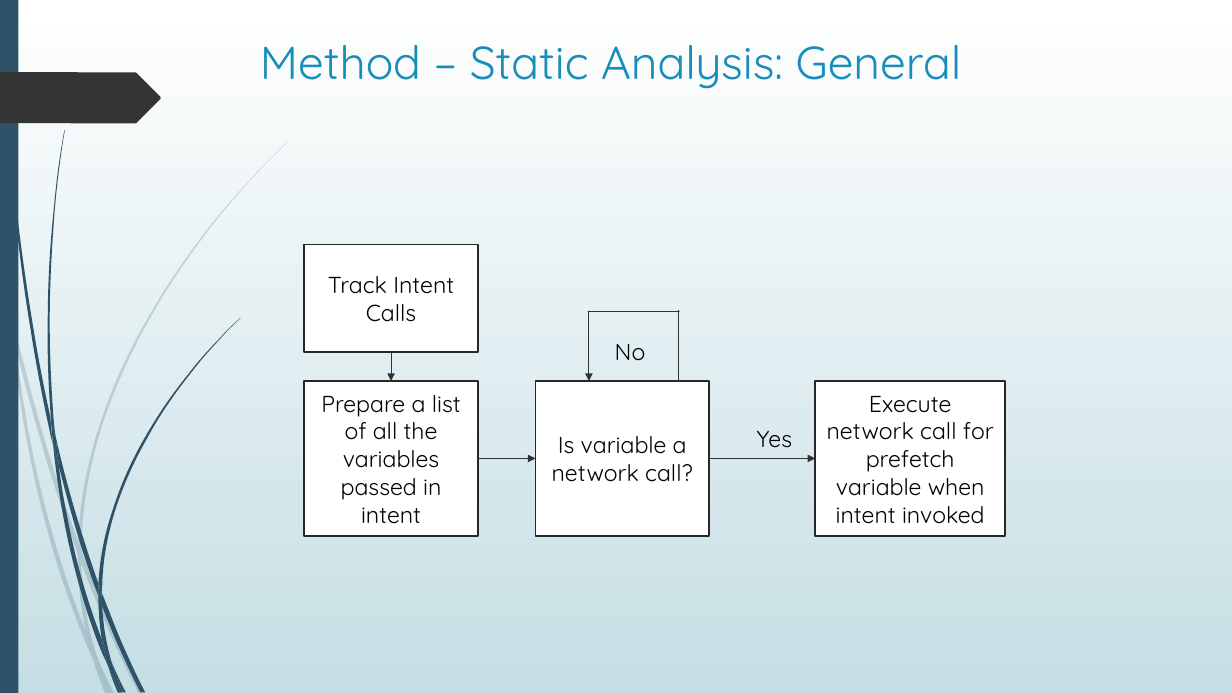
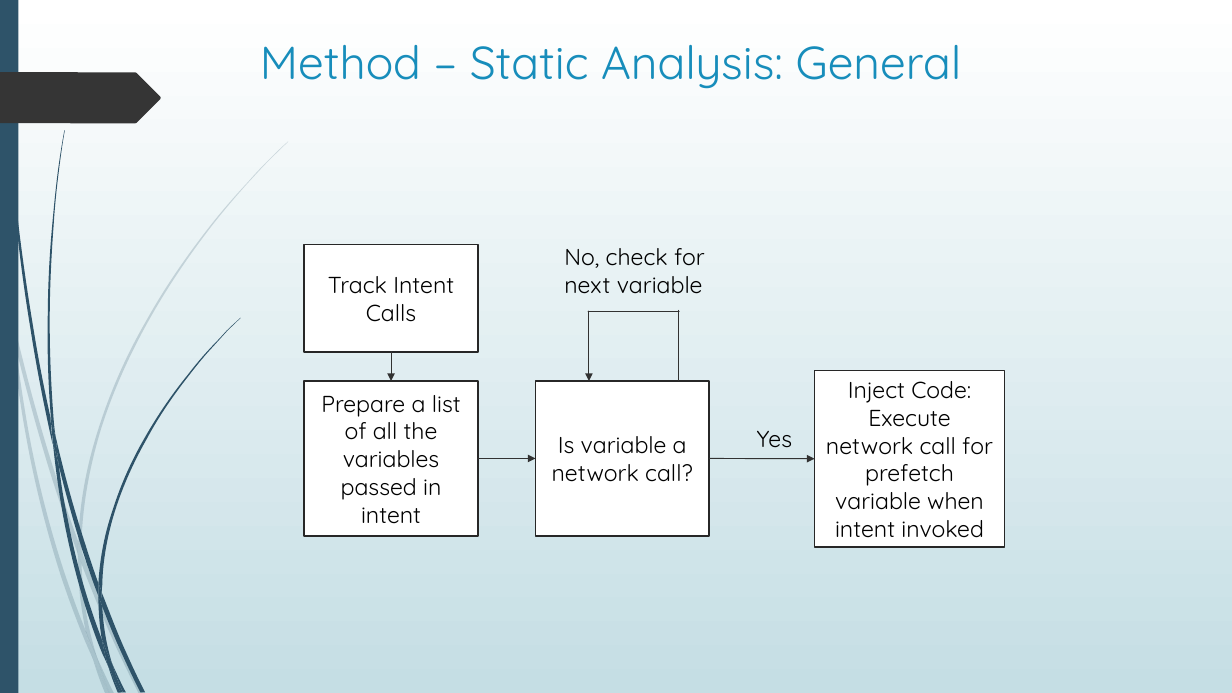
Before and after one commit to shahamish150294/PrefetchProcrastinatorAndroid, a slide deck: slide 12 of Prefetch Procrastinator Final Presentation.pptx. Drawn at 1232x693 pixels with LibreOffice and Linux fonts; fonts in the diff are those of the drawing. Boxes give left, top, right and bottom in pixels: in the first picture for what was removed or moved away, otherwise in the second. Text is boxed around its words. In the diff, an @@ line names an element or a change of style, - is before the commit and + after.

```diff
--- a/Prefetch Procrastinator Final Presentation.pptx
+++ b/Prefetch Procrastinator Final Presentation.pptx
@@ text at bbox=[564, 248, 705, 294]: text changed @@
-No
+No, check for
+next variable
@@ rectangle "Inject Code: Execute network call ...": place and size @@
-rectangle "Inject Code: Execute network call ..." at bbox=[815, 381, 1005, 535]
+rectangle "Inject Code: Execute network call ..." at bbox=[815, 371, 1005, 547]
@@ text in rectangle at bbox=[826, 381, 993, 538]: text changed @@
-Execute network call for prefetch variable when intent invoked
+Inject Code: Execute network call for prefetch variable when intent invoked
```
Also in this commit, not shown: 1 other slide changed.
